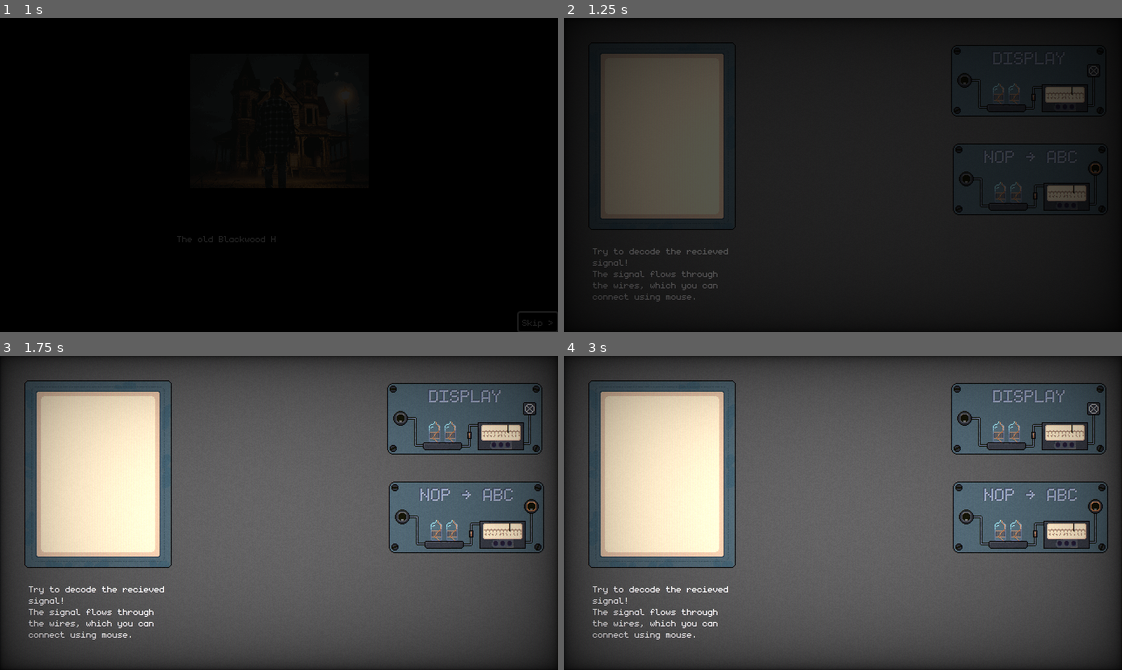
Above: before the commit, frames 1-4 (two rows, left to right).
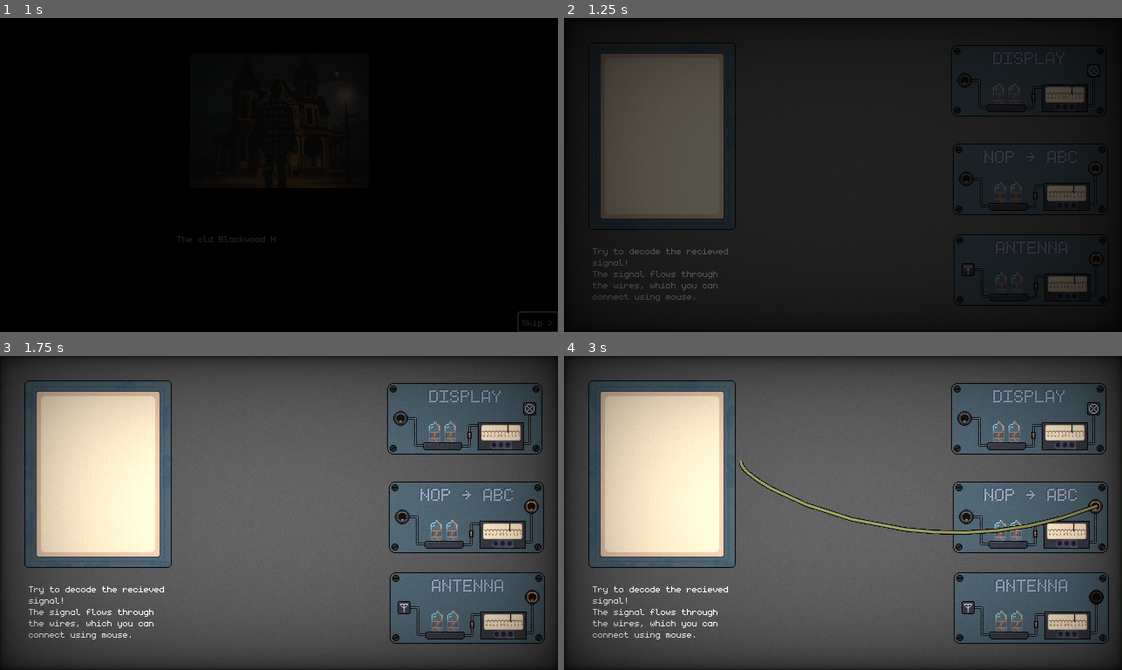
Above: after the commit, the same moments.

Repository: Limit-sest/wiretap
Game: Godot game, scene res://intro.tscn
Same seed, same stepped clock (60 frames per second), same inputs: the game is played once before the commit and once after it.
Inputs (mouse positions are in pixels of both pictures, inside the frame that each line leads up to):
- Up to frame 1 (1 s): click "Skip >" at 0.5 s
- Up to frame 2 (1.25 s): no input
- Up to frame 3 (1.75 s): click (401, 418) at 1.27 s
- Up to frame 4 (3 s): click (1094, 506) at 2.02 s; tap Enter at 2.75 s; drag from (664, 472) to (898, 443) at 2.77 s

Frame 1 is identical in both runs. In frame 2, 0.6% of the frame differs, in the area x 69-97%, y 68-88%; in frame 3, 1.8%; in frame 4, 2.7%, in the area x 31-98%, y 33-92%.
Error before the commit: Invalid access to property or key 'global_position' on a base object of type 'null instance'. (res://scripts/main/signal_manager.gd:30)

Commit message:
Make wiring manager work with new modules

Diff:
--- a/main.tscn
+++ b/main.tscn
@@ -1,9 +1,9 @@
 [gd_scene load_steps=11 format=3 uid="uid://ecls1n4djcxu"]
 
 [ext_resource type="PackedScene" uid="uid://chijpwqlktb06" path="res://tty.tscn" id="1_ig7tw"]
-[ext_resource type="Script" uid="uid://bs1meisqsegby" path="res://scripts/main/signal_manager.gd" id="1_lquwl"]
 [ext_resource type="FontFile" uid="uid://yf0sdapmf0uv" path="res://assets/monogram-extended.ttf" id="4_1bvp3"]
 [ext_resource type="PackedScene" uid="uid://bgkr535hd43nt" path="res://modules/display/DisplayModule.tscn" id="9_4c57u"]
+[ext_resource type="PackedScene" uid="uid://bnojaj5q1h2ln" path="res://modules/antenna/AntennaModule.tscn" id="10_4c57u"]
 [ext_resource type="PackedScene" uid="uid://dofci6dndd72w" path="res://modules/caesar/CaesarModule.tscn" id="10_efxa6"]
 [ext_resource type="Texture2D" uid="uid://c8lx38grn8fhl" path="res://assets/Sprites/bg.png" id="15_vivmo"]
 [ext_resource type="AudioStream" uid="uid://bhg25keglur22" path="res://assets/sounds/ambient.wav" id="17_yaehf"]
@@ -13,14 +13,12 @@
 
 [node name="Main" type="Node2D"]
 texture_filter = 1
-script = ExtResource("1_lquwl")
 
 [node name="CanvasLayer" type="CanvasLayer" parent="."]
 layer = 0
 visible = false
 
 [node name="CRT" type="CanvasLayer" parent="CanvasLayer"]
-visible = false
 script = ExtResource("20_82xsv")
 resolution = Vector2(640, 360)
 scan_line_amount = 0.302
@@ -45,10 +43,6 @@
 [node name="tty" parent="." instance=ExtResource("1_ig7tw")]
 unique_name_in_owner = true
 position = Vector2(-292, -152)
-
-[node name="Signal send" type="Timer" parent="."]
-wait_time = 2.5
-autostart = true
 
 [node name="Tutorial" type="RichTextLabel" parent="."]
 offset_left = -287.0
@@ -77,12 +71,16 @@
 
 [node name="BaseModule" parent="." instance=ExtResource("9_4c57u")]
 custom_minimum_size = Vector2(0, 0)
+anchors_preset = 0
 anchor_right = 0.0
 anchor_bottom = 0.0
 offset_left = 124.0
 offset_top = -149.0
 offset_right = 302.0
 offset_bottom = -67.0
+grow_horizontal = 1
+grow_vertical = 1
+mouse_filter = 0
 
 [node name="BaseModule2" parent="." instance=ExtResource("10_efxa6")]
 offset_left = 126.0
@@ -90,4 +88,9 @@
 offset_right = 304.0
 offset_bottom = 46.0
 
-[connection signal="timeout" from="Signal send" to="." method="_on_signal_send_timeout"]
+[node name="BaseModule3" parent="." instance=ExtResource("10_4c57u")]
+offset_left = 127.0
+offset_top = 68.0
+offset_right = 305.0
+offset_bottom = 150.0
+mouse_filter = 0
--- a/modules/antenna/AntennaModule.tscn
+++ b/modules/antenna/AntennaModule.tscn
@@ -43,6 +43,7 @@
 grow_horizontal = 2
 grow_vertical = 2
 mouse_default_cursor_shape = 6
+action_mode = 0
 texture_normal = ExtResource("2_x4bpx")
 texture_disabled = ExtResource("3_g11rf")
 stretch_mode = 3
--- a/modules/base/BaseModule.tscn
+++ b/modules/base/BaseModule.tscn
@@ -18,12 +18,14 @@
 offset_bottom = -0.08000183
 grow_horizontal = 2
 grow_vertical = 2
+mouse_filter = 1
 script = ExtResource("1_shlye")
 
 [node name="Panel" type="Panel" parent="."]
 layout_mode = 0
 offset_right = 178.0
 offset_bottom = 82.0
+mouse_filter = 1
 theme_override_styles/panel = SubResource("StyleBoxTexture_3tf07")
 
 [node name="CenterContainer" type="CenterContainer" parent="Panel"]
--- a/modules/caesar/CaesarModule.tscn
+++ b/modules/caesar/CaesarModule.tscn
@@ -6,6 +6,7 @@
 
 [node name="BaseModule" instance=ExtResource("1_nt756")]
 custom_minimum_size = Vector2(0, 0)
+mouse_filter = 0
 script = ExtResource("2_ryoqu")
 
 [node name="TextureRect" parent="Panel/CenterContainer" index="0"]
--- a/modules/cipher/CipherModule.tscn
+++ b/modules/cipher/CipherModule.tscn
@@ -44,6 +44,7 @@
 grow_horizontal = 2
 grow_vertical = 2
 mouse_default_cursor_shape = 6
+action_mode = 0
 texture_normal = ExtResource("6_qxdwh")
 texture_disabled = ExtResource("7_mjv0m")
 stretch_mode = 3
--- a/scripts/autorun/wiring_manager.gd
+++ b/scripts/autorun/wiring_manager.gd
@@ -3,18 +3,29 @@
 var active_line: Line2D
 var active_curve: Path2D
 var is_drawing: bool = false
-var start_port: Node2D = null
+var start_port: TextureButton = null
 var click_sfx: AudioStreamPlayer
 var line_texture = load("res://assets/Sprites/Custom/Wire.png")
-var inp_en = load("res://assets/Sprites/Custom/input.png")
-var inp_dis = load("res://assets/Sprites/Custom/input_disabled.png")
-var out_en = load("res://assets/Sprites/Custom/output.png")
-var out_dis = load("res://assets/Sprites/Custom/output_disabled.png")
 
 var connections = []
 
 func _get_world_mouse_position() -> Vector2:
 	return get_viewport().get_canvas_transform().affine_inverse() * get_viewport().get_mouse_position()
+
+func _get_port_at_mouse() -> TextureButton:
+	var world_mouse_pos = _get_world_mouse_position()
+	var best_match = null
+	var best_distance = 999999.0
+
+	for port in get_tree().get_nodes_in_group("ports"):
+		if port is TextureButton and port.visible:
+			var port_center = port.get_global_rect().get_center()
+			var distance = world_mouse_pos.distance_to(port_center)
+			if distance < 30 and distance < best_distance:
+				best_match = port
+				best_distance = distance
+
+	return best_match
 
 func _new_line() -> void:
 	active_line = Line2D.new()
@@ -25,13 +36,14 @@
 	active_line.begin_cap_mode = active_line.LINE_CAP_ROUND
 	active_line.end_cap_mode = active_line.LINE_CAP_ROUND
 	active_line.texture = line_texture
+	active_line.z_index = 10
 	add_child(active_line)
 	move_child(active_line, get_child_count()-1)
 	add_child(active_curve)
 	move_child(active_curve, get_child_count()-1)
 	active_curve.curve = Curve2D.new()
 
-func  _delete_existing_connection(port) -> void:
+func _delete_existing_connection(port) -> void:
 	var to_be_deleted = []
 	for connection in connections:
 		if connection.has(port):
@@ -60,6 +72,16 @@
 
 	active_line.points = active_curve.curve.tessellate()
 
+func _toggle_other_ports(disabled: bool):
+	if not start_port:
+		return
+
+	var group_name = 'input' if start_port.is_in_group('input') else 'output'
+	var nodes: Array[Node] = get_tree().get_nodes_in_group(group_name)
+	for node in nodes:
+		if node != start_port:
+			node.disabled = disabled
+
 func _ready():
 	click_sfx = AudioStreamPlayer.new()
 	click_sfx.stream = load("res://assets/sounds/switch.wav")
@@ -78,67 +100,44 @@
 	click_sfx.pitch_scale = 1
 	click_sfx.play()
 
-	if start_port.is_in_group('input'):
-		var nodes: Array[Node] = get_tree().get_nodes_in_group('input')
-		nodes.erase(start_port)
-		for node in nodes:
-			node.get_child(0).get_child(0).texture = inp_dis
-	elif start_port.is_in_group('output'):
-		var nodes: Array[Node] = get_tree().get_nodes_in_group('output')
-		nodes.erase(start_port)
-		for node in nodes:
-			node.get_child(0).get_child(0).texture = out_dis
+	_toggle_other_ports(true)
 
-	var start_pos = active_curve.to_local(start_port.global_position)
+	var start_pos_global = start_port.get_global_rect().get_center()
+	var start_pos = active_curve.to_local(start_pos_global)
 	var mouse_pos = active_curve.to_local(_get_world_mouse_position())
 	active_curve.curve.add_point(start_pos)
 	active_curve.curve.add_point(mouse_pos)
 
-func _unhandled_input(event):
+func _input(event):
 	if is_drawing and event is InputEventMouseButton and not event.is_pressed():
 		if event.button_index == MOUSE_BUTTON_LEFT or event.button_index == MOUSE_BUTTON_RIGHT:
-			var space_state = get_tree().root.get_world_2d().direct_space_state
-			var query = PhysicsPointQueryParameters2D.new()
-			query.position = _get_world_mouse_position()
-			query.collide_with_areas = true
-			query.collision_mask = 2 # ports layer
+			var target_port = _get_port_at_mouse()
 
-			var result = space_state.intersect_point(query)
-			if not result.is_empty():
-				# When line is dropped over a port
-				var target_port = result[0].collider
-				if target_port.is_in_group("ports") and target_port != start_port and (target_port.is_in_group("input") != start_port.is_in_group("input")):
-					_delete_existing_connection(target_port)
-					active_curve.curve.set_point_position(1, active_curve.to_local(target_port.global_position))
-					_handle_gravity(active_curve.to_local(target_port.global_position))
+			if target_port and target_port.is_in_group("ports") and target_port != start_port and (target_port.is_in_group("input") != start_port.is_in_group("input")):
+				_delete_existing_connection(target_port)
+				var target_pos_global = target_port.get_global_rect().get_center()
+				var target_pos_local = active_curve.to_local(target_pos_global)
+				active_curve.curve.set_point_position(1, target_pos_local)
+				_handle_gravity(target_pos_local)
 
-
-					if target_port.is_in_group("input"):
-						connections.append([target_port, start_port, active_line, active_curve])
-					else:
-						connections.append([start_port, target_port, active_line, active_curve])
-					# Create new active line
-					_new_line()
-					print("Connection created!")
+				if target_port.is_in_group("input"):
+					connections.append([target_port, start_port, active_line, active_curve])
+					start_port.next_node = target_port
+				else:
+					connections.append([start_port, target_port, active_line, active_curve])
+					target_port.next_node = start_port
+				_new_line()
 			is_drawing = false
 
 			click_sfx.pitch_scale = 0.8
 			click_sfx.play()
 
-#			Make disabled ports enabled again
-			if start_port.is_in_group('input'):
-				var nodes: Array[Node] = get_tree().get_nodes_in_group('input')
-				nodes.erase(start_port)
-				for node in nodes:
-					node.get_child(0).get_child(0).texture = inp_en
-			elif start_port.is_in_group('output'):
-				var nodes: Array[Node] = get_tree().get_nodes_in_group('output')
-				nodes.erase(start_port)
-				for node in nodes:
-					node.get_child(0).get_child(0).texture = out_en
+			_toggle_other_ports(false)
 			start_port = null
 			active_line.clear_points()
 			active_curve.curve.clear_points()
+
+			get_viewport().set_input_as_handled()
 
 func _process(delta):
 	if is_drawing:
